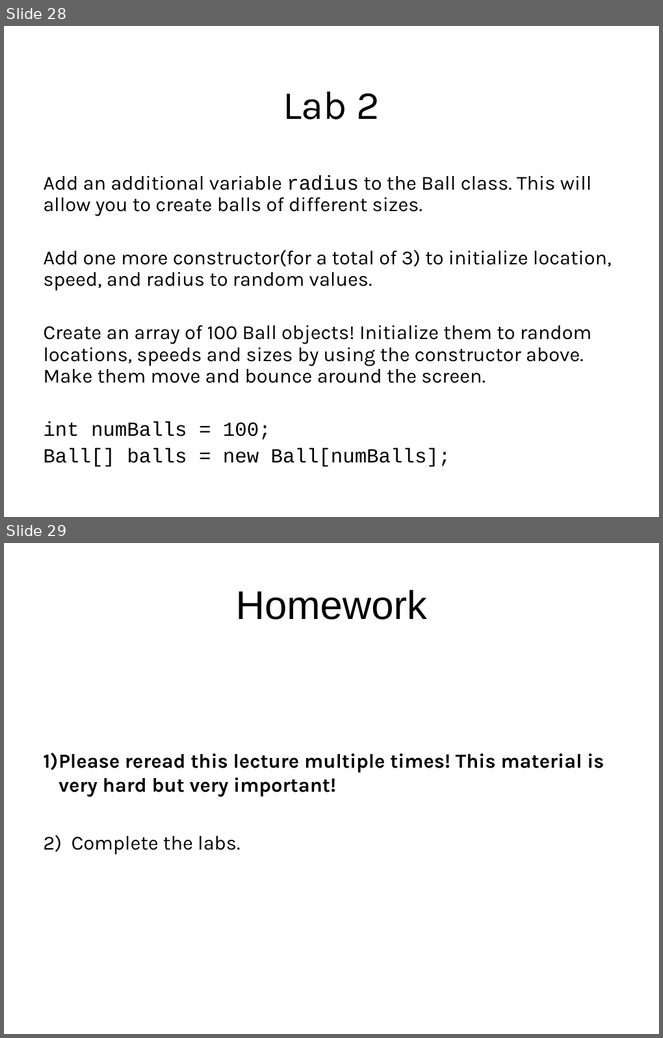
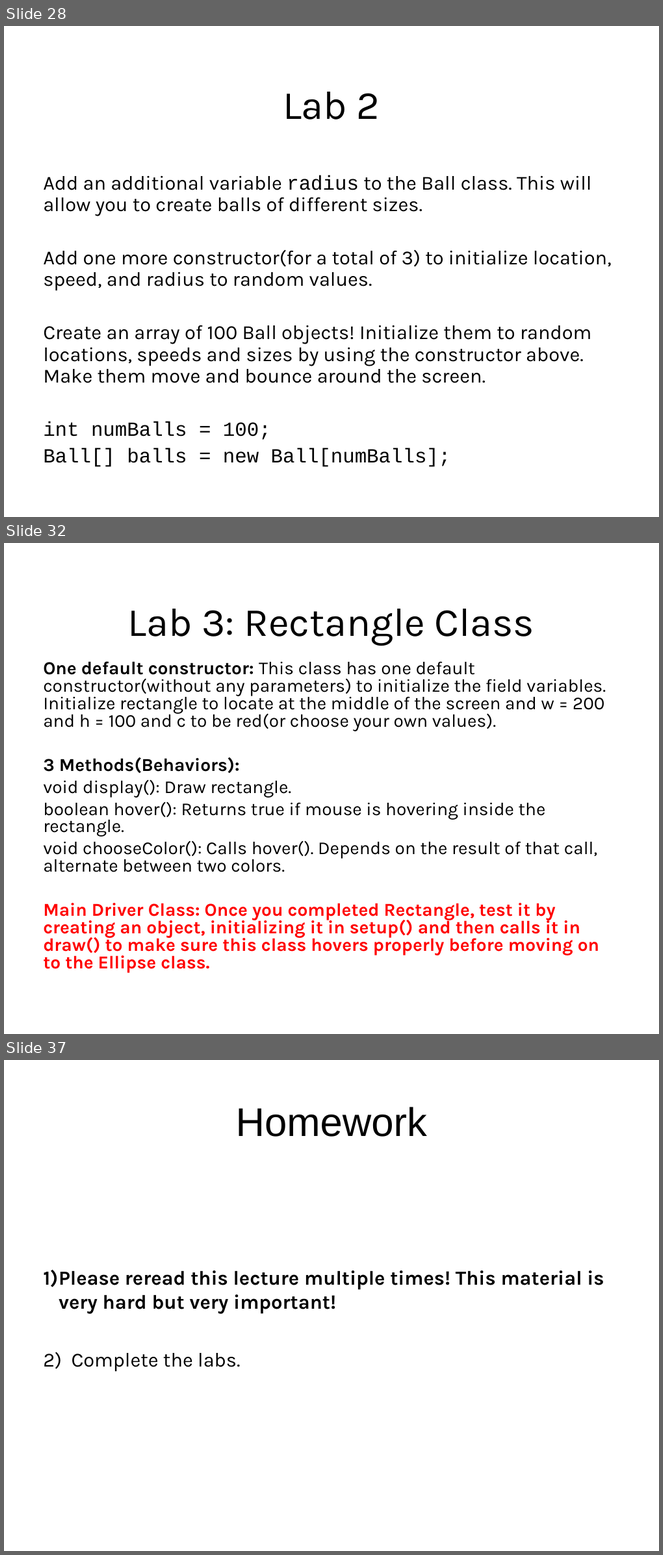
Before and after one commit to LongBaoNguyen/longbaonguyen.github.io, a slide deck: courses/apcsp/lecture11.ppt. Shown one above the other, each under a label of ours: slides 28 and 29 before the commit, slides 28, 32 and 37 after it; the slides between them are not shown. The pictures are 663x1038 and 663x1555 pixels, drawn with LibreOffice and Linux fonts; fonts in the diff are those of the drawing; background and template pictures are left out. Boxes give left, top, right and bottom in pixels: in the first picture for what was removed or moved away, otherwise in the second. Text is boxed around its words. In the diff, an @@ line names an element or a change of style, - is before the commit and + after.

```diff
--- a/courses/apcsp/lecture11.ppt
+++ b/courses/apcsp/lecture11.ppt
@@ slide 32 added at box(4, 543, 659, 1034), background picture (left out) @@
@@ title added at box(128, 609, 535, 646), 44 pt, text #000000 @@
+Lab 3: Rectangle Class
@@ text added at box(43, 661, 606, 973), 20 pt, text #000000 @@
+One default constructor: This class has one default constructor(without any parameters) to initialize the field variables. Initialize rectangle to locate at the middle of the screen and w = 200 and h = 100 and c to be red(or choose your own values).
+3 Methods(Behaviors):
+void display(): Draw rectangle.
+boolean hover(): Returns true if mouse is hovering inside the rectangle.
+void chooseColor(): Calls hover(). Depends on the result of that call, alternate between two colors.
+Main Driver Class: Once you completed Rectangle, test it by creating an object, initializing it in setup() and then calls it in draw() to make sure this class hovers properly before moving on to the Ellipse class.
@@ what was slide 29 is now slide 37 @@
```
Also in this commit, not shown: 1 slide changed, 7 other slides added, 5 other files.
